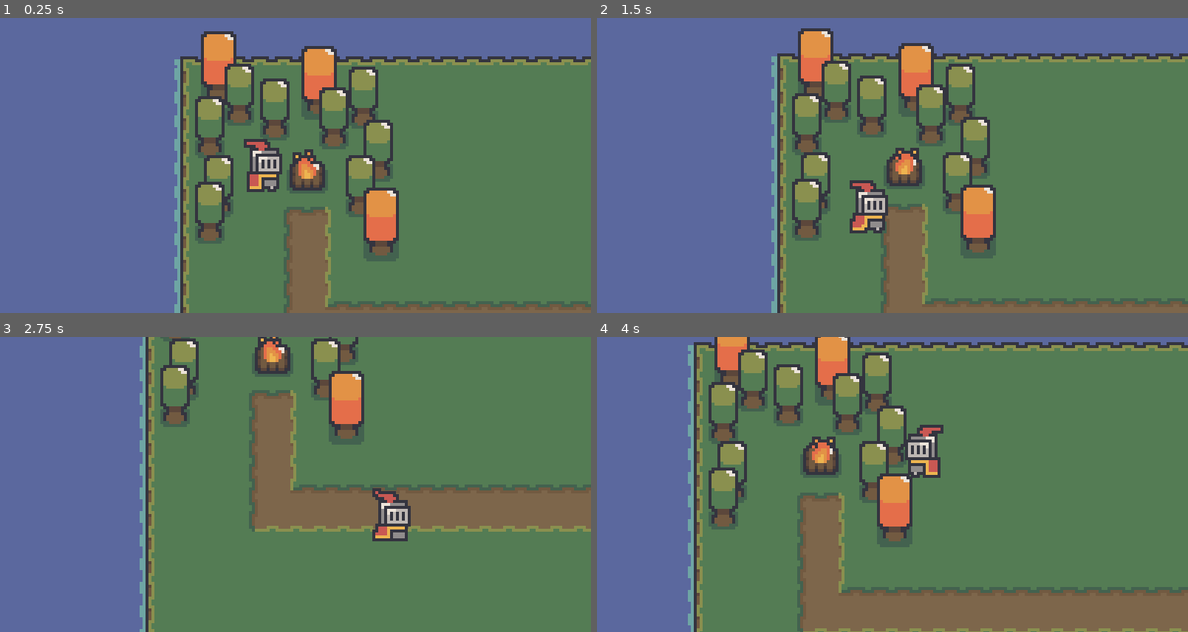
Above: before the commit, frames 1-4 (two rows, left to right).
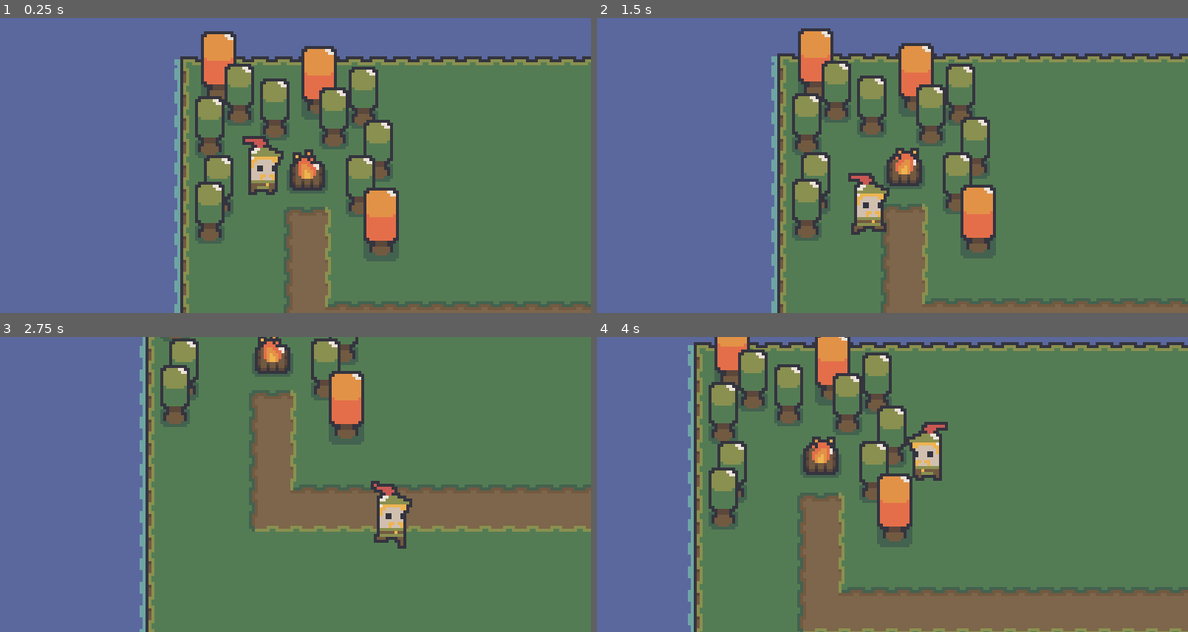
Above: after the commit, the same moments.

Repository: 201-Games/lost-boy
Game: Godot game, scene res://scenes/Start.tscn
The game is run twice, just before and just after one commit, with the same random seed, the same clock (stepped at 60 frames per second) and the same inputs.
Inputs:
- Up to frame 1 (0.25 s): no input
- Up to frame 2 (1.5 s): hold D (move_right) 0.53-1.28 s; hold S (move_down) from 1.28 s (still down)
- Up to frame 3 (2.75 s): release S (move_down) at 2.03 s; hold D (move_right) from 2.03 s (still down)
- Up to frame 4 (4 s): release D (move_right) at 2.78 s; hold W (move_up) 2.78-3.53 s; hold A (move_left) from 3.53 s (still down)

The runs differ from the first frame. In frame 1, 0.8% of the frame differs, in the area x 41-48%, y 40-60%; in frame 2, 0.9%; in frame 3, 0.9%; in frame 4, 0.9%, in the area x 29-60%, y 9-49%.

Commit message:
change player sprite

Diff:
--- a/props/trees/Tree.tscn
+++ b/props/trees/Tree.tscn
@@ -1,32 +1,32 @@
 [gd_scene load_steps=3 format=2]
 
-[ext_resource path="res://assets/characters/lancelot_.png" type="Texture" id=1]
+[ext_resource path="res://assets/characters/robinHood_.png" type="Texture" id=1]
 [ext_resource path="res://addons/sprite_cutter/AtlasScene.gd" type="Script" id=2]
 
 [node name="AtlasScene" type="Node"]
 script = ExtResource( 2 )
-destination_path = "res://assets/animations/characters/player/idle"
+destination_path = "res://assets/animations/characters/player/run"
 
-[node name="Lancelot" type="Sprite" parent="."]
-position = Vector2( -8, 272 )
+[node name="RobinHood" type="Sprite" parent="."]
+position = Vector2( 0, 256 )
 texture = ExtResource( 1 )
 region_enabled = true
-region_rect = Rect2( 9, 9, 13, 19 )
+region_rect = Rect2( 5, 49, 14, 22 )
 
-[node name="Lancelot2" type="Sprite" parent="."]
-position = Vector2( -8, 272 )
+[node name="RobinHood2" type="Sprite" parent="."]
+position = Vector2( 0, 256 )
 texture = ExtResource( 1 )
 region_enabled = true
-region_rect = Rect2( 41, 10, 13, 18 )
+region_rect = Rect2( 29, 49, 14, 23 )
 
-[node name="Lancelot3" type="Sprite" parent="."]
-position = Vector2( -8, 272 )
+[node name="RobinHood3" type="Sprite" parent="."]
+position = Vector2( 0, 256 )
 texture = ExtResource( 1 )
 region_enabled = true
-region_rect = Rect2( 73, 10, 13, 18 )
+region_rect = Rect2( 53, 49, 14, 23 )
 
-[node name="Lancelot4" type="Sprite" parent="."]
-position = Vector2( -8, 272 )
+[node name="RobinHood4" type="Sprite" parent="."]
+position = Vector2( 0, 256 )
 texture = ExtResource( 1 )
 region_enabled = true
-region_rect = Rect2( 105, 10, 13, 18 )
+region_rect = Rect2( 77, 51, 14, 21 )
--- a/scenes/Start.tscn
+++ b/scenes/Start.tscn
@@ -50,6 +50,7 @@
 
 [node name="TreeGreen3" parent="Trees" instance=ExtResource( 3 )]
 position = Vector2( 93, 63 )
+scale = Vector2( 0.98912, 1 )
 
 [node name="TreeGreen5" parent="Trees" instance=ExtResource( 3 )]
 position = Vector2( 74, 89 )
--- a/scenes/characters/Player.tscn
+++ b/scenes/characters/Player.tscn
@@ -1,48 +1,48 @@
 [gd_scene load_steps=20 format=2]
 
-[ext_resource path="res://assets/animations/characters/player/idle/Lancelot4.atlastex" type="Texture" id=1]
-[ext_resource path="res://assets/animations/characters/player/idle/Lancelot2.atlastex" type="Texture" id=2]
-[ext_resource path="res://assets/animations/characters/player/idle/Lancelot.atlastex" type="Texture" id=3]
-[ext_resource path="res://assets/animations/characters/player/idle/Lancelot3.atlastex" type="Texture" id=4]
-[ext_resource path="res://assets/animations/characters/player/run/Lancelot.atlastex" type="Texture" id=5]
-[ext_resource path="res://assets/animations/characters/player/run/Lancelot4.atlastex" type="Texture" id=6]
-[ext_resource path="res://assets/animations/characters/player/run/Lancelot2.atlastex" type="Texture" id=7]
-[ext_resource path="res://assets/animations/characters/player/run/Lancelot3.atlastex" type="Texture" id=8]
-[ext_resource path="res://assets/animations/characters/player/hurt/Lancelot4.atlastex" type="Texture" id=9]
-[ext_resource path="res://assets/animations/characters/player/hurt/Lancelot2.atlastex" type="Texture" id=10]
-[ext_resource path="res://assets/animations/characters/player/hurt/Lancelot3.atlastex" type="Texture" id=11]
-[ext_resource path="res://assets/animations/characters/player/hurt/Lancelot.atlastex" type="Texture" id=12]
-[ext_resource path="res://assets/animations/characters/player/die/Lancelot4.atlastex" type="Texture" id=13]
+[ext_resource path="res://assets/animations/characters/player/die/RobinHood.atlastex" type="Texture" id=1]
+[ext_resource path="res://assets/animations/characters/player/die/RobinHood3.atlastex" type="Texture" id=2]
+[ext_resource path="res://assets/animations/characters/player/run/RobinHood.atlastex" type="Texture" id=3]
+[ext_resource path="res://assets/animations/characters/player/idle/RobinHood3.atlastex" type="Texture" id=4]
+[ext_resource path="res://assets/animations/characters/player/run/RobinHood3.atlastex" type="Texture" id=5]
+[ext_resource path="res://assets/animations/characters/player/die/RobinHood4.atlastex" type="Texture" id=6]
+[ext_resource path="res://assets/animations/characters/player/hurt/RobinHood4.atlastex" type="Texture" id=7]
+[ext_resource path="res://assets/animations/characters/player/run/RobinHood4.atlastex" type="Texture" id=8]
+[ext_resource path="res://assets/animations/characters/player/hurt/RobinHood.atlastex" type="Texture" id=9]
+[ext_resource path="res://assets/animations/characters/player/idle/RobinHood4.atlastex" type="Texture" id=10]
+[ext_resource path="res://assets/animations/characters/player/idle/RobinHood2.atlastex" type="Texture" id=11]
+[ext_resource path="res://assets/animations/characters/player/hurt/RobinHood3.atlastex" type="Texture" id=12]
+[ext_resource path="res://assets/animations/characters/player/run/RobinHood2.atlastex" type="Texture" id=13]
 [ext_resource path="res://scripts/player/player.gd" type="Script" id=14]
-[ext_resource path="res://assets/animations/characters/player/die/Lancelot2.atlastex" type="Texture" id=15]
-[ext_resource path="res://assets/animations/characters/player/die/Lancelot.atlastex" type="Texture" id=16]
-[ext_resource path="res://assets/animations/characters/player/die/Lancelot3.atlastex" type="Texture" id=17]
+[ext_resource path="res://assets/animations/characters/player/idle/RobinHood.atlastex" type="Texture" id=15]
+[ext_resource path="res://assets/animations/characters/player/hurt/RobinHood2.atlastex" type="Texture" id=16]
+[ext_resource path="res://assets/animations/characters/player/die/RobinHood2.atlastex" type="Texture" id=17]
 
 [sub_resource type="SpriteFrames" id=3]
 animations = [ {
-"frames": [ ExtResource( 16 ), ExtResource( 15 ), ExtResource( 17 ), ExtResource( 13 ) ],
+"frames": [ ExtResource( 1 ), ExtResource( 17 ), ExtResource( 2 ), ExtResource( 6 ) ],
 "loop": false,
 "name": "die",
 "speed": 10.0
 }, {
-"frames": [ ExtResource( 12 ), ExtResource( 10 ), ExtResource( 11 ), ExtResource( 9 ) ],
+"frames": [ ExtResource( 9 ), ExtResource( 16 ), ExtResource( 12 ), ExtResource( 7 ) ],
 "loop": false,
 "name": "hurt",
 "speed": 10.0
 }, {
-"frames": [ ExtResource( 3 ), ExtResource( 2 ), ExtResource( 4 ), ExtResource( 1 ) ],
+"frames": [ ExtResource( 15 ), ExtResource( 11 ), ExtResource( 4 ), ExtResource( 10 ) ],
 "loop": true,
 "name": "idle",
 "speed": 10.0
 }, {
-"frames": [ ExtResource( 5 ), ExtResource( 7 ), ExtResource( 8 ), ExtResource( 6 ) ],
+"frames": [ ExtResource( 3 ), ExtResource( 13 ), ExtResource( 5 ), ExtResource( 8 ) ],
 "loop": true,
 "name": "run",
 "speed": 10.0
 } ]
 
 [sub_resource type="RectangleShape2D" id=2]
-extents = Vector2( 4.5, 7 )
+extents = Vector2( 5, 7 )
 
 [node name="Player" type="KinematicBody2D"]
 script = ExtResource( 14 )
@@ -54,5 +54,5 @@
 playing = true
 
 [node name="CollisionShape2D" type="CollisionShape2D" parent="."]
-position = Vector2( 0.5, 2 )
+position = Vector2( 0, 3 )
 shape = SubResource( 2 )
Binary file removed: assets/animations/characters/player/die/Lancelot.atlastex
Binary file removed: assets/animations/characters/player/die/Lancelot2.atlastex
Binary file removed: assets/animations/characters/player/die/Lancelot3.atlastex
Binary file removed: assets/animations/characters/player/die/Lancelot4.atlastex
Binary file added: assets/animations/characters/player/die/RobinHood.atlastex
Binary file added: assets/animations/characters/player/die/RobinHood2.atlastex
Binary file added: assets/animations/characters/player/die/RobinHood3.atlastex
Binary file added: assets/animations/characters/player/die/RobinHood4.atlastex
Binary file removed: assets/animations/characters/player/hurt/Lancelot.atlastex
Binary file removed: assets/animations/characters/player/hurt/Lancelot2.atlastex
Binary file removed: assets/animations/characters/player/hurt/Lancelot3.atlastex
Binary file removed: assets/animations/characters/player/hurt/Lancelot4.atlastex
(and 24 more such lines)
